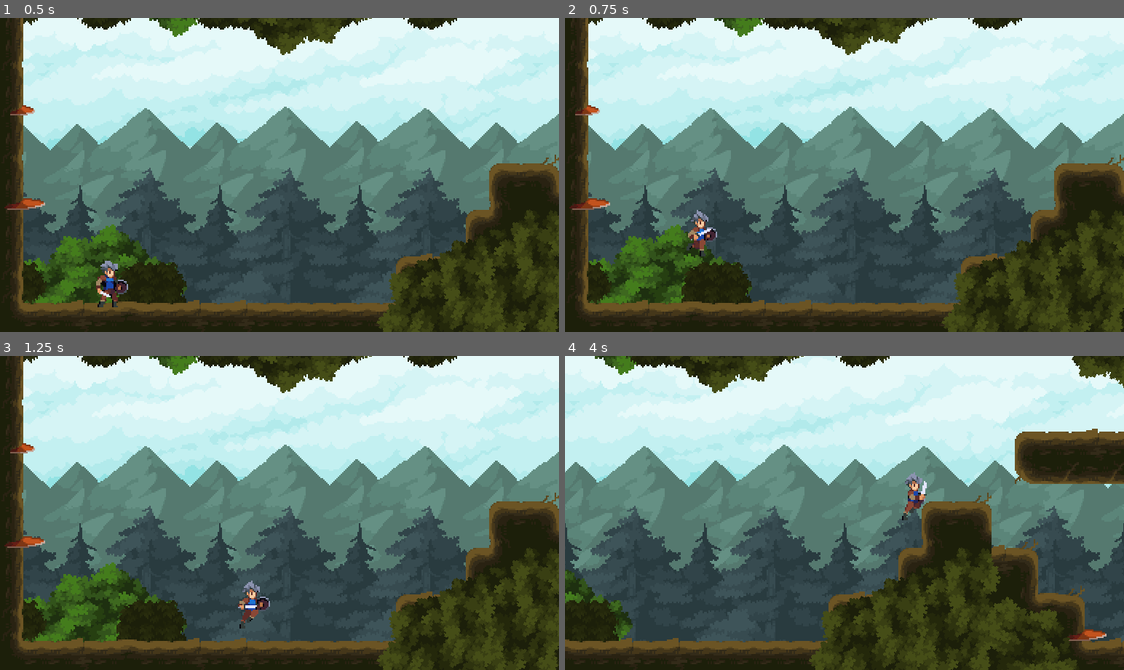
Above: before the commit, frames 1-4 (two rows, left to right).
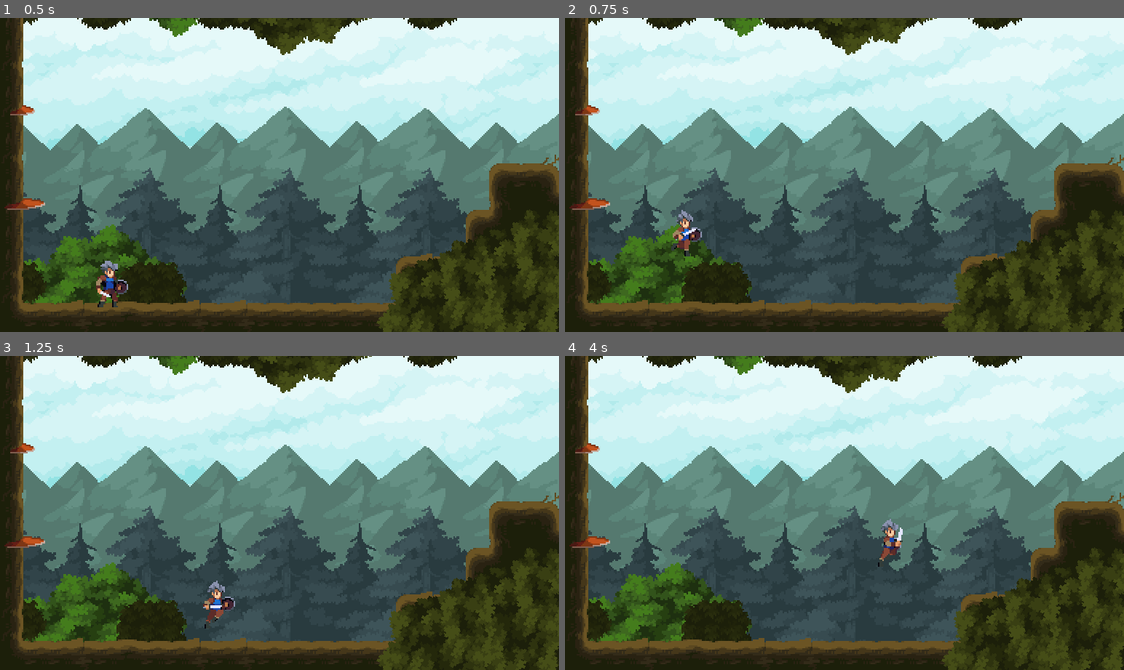
Above: after the commit, the same moments.

Repository: ukagaka/rpg-adventure
Game: Godot game, scene res://world.tscn
Two runs of this game, one before a commit and one after it. Both use one fixed random seed, a clock stepped at 60 frames per second and the inputs below.
Inputs:
- Up to frame 1 (0.5 s): no input
- Up to frame 2 (0.75 s): hold Right (move_right) from 0.53 s (still down); tap Space (jump) at 0.6 s
- Up to frame 3 (1.25 s): keep holding Right (move_right); tap Space (jump) at 0.77, 1.07 s
- Up to frame 4 (4 s): tap Space (jump) at 1.35, 1.52, 1.82, 2.1, 2.85, 3.02, 3.32, 3.6, 3.77 s; release Right (move_right) at 2.03 s; hold Left (move_left) 2.03-2.78 s; hold Right (move_right) from 2.78 s (still down)

Frame 1 is identical in both runs. In frame 2, 0.7% of the frame differs, in the area x 19-28%, y 61-76%; in frame 3, 0.8%; in frame 4, 45%, in the area x 0-100%, y 0-100%.

Commit message:
04:运动控制-掉落前能够跳跃
1、使用定时器，在角色离开地面的瞬间能够跳跃，提升玩家体验
2、注意区分是掉落前能够跳跃，还是角色主动跳跃所离开的地板
3、跳跃后定时器也别忘记停止，因为如果操作快，就可以无限进行跳跃

Diff:
--- a/player.gd
+++ b/player.gd
@@ -2,12 +2,14 @@
 
 const RUN_SPEED := 160.0
 #需要 0.2 秒后到达这个速度
-const ACCELERATION := RUN_SPEED / 0.2
+const FLOOR_ACCELERATION := RUN_SPEED / 0.5
+const AIR_ACCELERATION := RUN_SPEED / 0.02
 const JUMP_VELOCITY := -320.0
 
 var gravity := ProjectSettings.get("physics/2d/default_gravity") as float
 @onready var sprite_2d: Sprite2D = $Sprite2D
 @onready var animation_player : AnimationPlayer = $AnimationPlayer
+@onready var coyote_timer: Timer = $CoyoteTimer
 
 
 func _physics_process(delta:float) -> void:
@@ -15,17 +17,25 @@
 
 	#move_toward 起始值到目标值，速度的变化量
 	#速度的变化量 = 加速度 * 时间
-	#使用该方法后，人物会缓慢加速和减速，效果就是停止后，会往前滑行一段
-	velocity.x = move_toward(velocity.x, direction * RUN_SPEED, ACCELERATION * delta)
+	#使用该方法后，人物会缓慢加速和减速，效果就是停止后
+	var acceleration := FLOOR_ACCELERATION if is_on_floor() else AIR_ACCELERATION
+	velocity.x = move_toward(velocity.x, direction * RUN_SPEED, FLOOR_ACCELERATION * delta)
 
 	#设置重力，
 	velocity.y += gravity * delta
 
-	if is_on_floor() and Input.is_action_just_pressed("jump"):
+	#如果离开了地面，并且定期器大于 0，说明是掉入悬崖掉下去了
+	var can_jum := is_on_floor() or coyote_timer.time_left > 0
+	var should_jump := can_jum and Input.is_action_just_pressed("jump")
+	#if should_jump:
+		#velocity.y = JUMP_VELOCITY
+		#coyote_timer.stop()
+
+	if should_jump:
 		velocity.y = JUMP_VELOCITY
 
 	if is_on_floor():
-		if is_zero_approx(direction):
+		if is_zero_approx(direction) and is_zero_approx(velocity.x):
 			animation_player.play("idle")
 		else:
 			animation_player.play("runing")
@@ -33,4 +43,14 @@
 	if not is_zero_approx(direction):
 		sprite_2d.flip_h = direction < 0
 
+	var was_on_floor := is_on_floor()
+
 	move_and_slide()
+
+	if is_on_floor() != was_on_floor:
+		#如果角色离开了地板，并且不是跳跃的话，启动定时器
+		#否则说明是角色主动跳跃所离开地面，不应该启动定时器
+		if was_on_floor and not should_jump:
+			coyote_timer.start()
+		else:
+			coyote_timer.stop()
--- a/player.tscn
+++ b/player.tscn
@@ -194,3 +194,7 @@
 libraries = {
 "": SubResource("AnimationLibrary_1qqp6")
 }
+
+[node name="CoyoteTimer" type="Timer" parent="."]
+wait_time = 0.1
+one_shot = true
